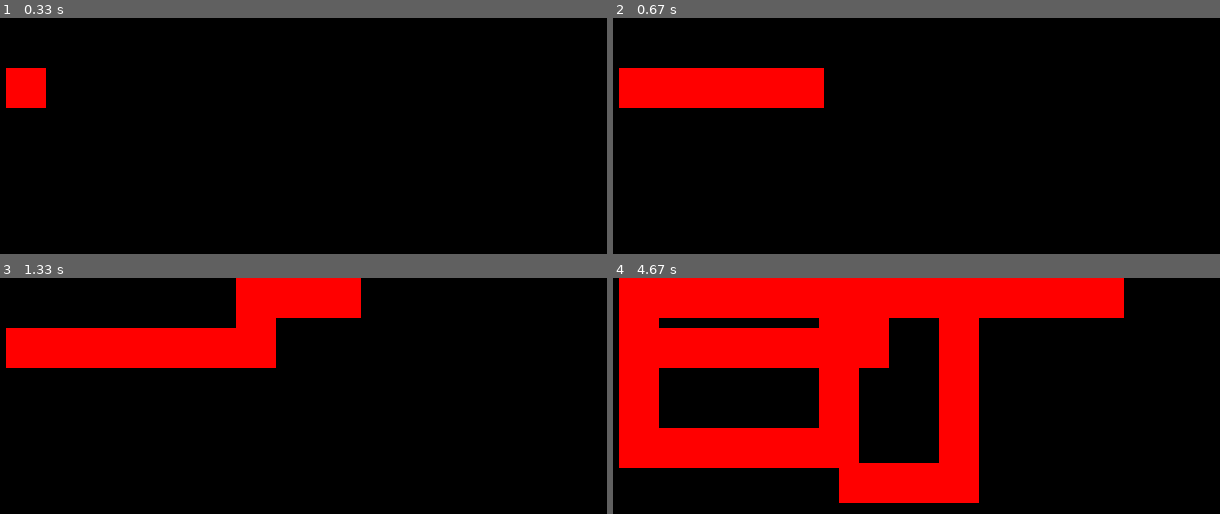
Above: before the commit, frames 1-4 (two rows, left to right).
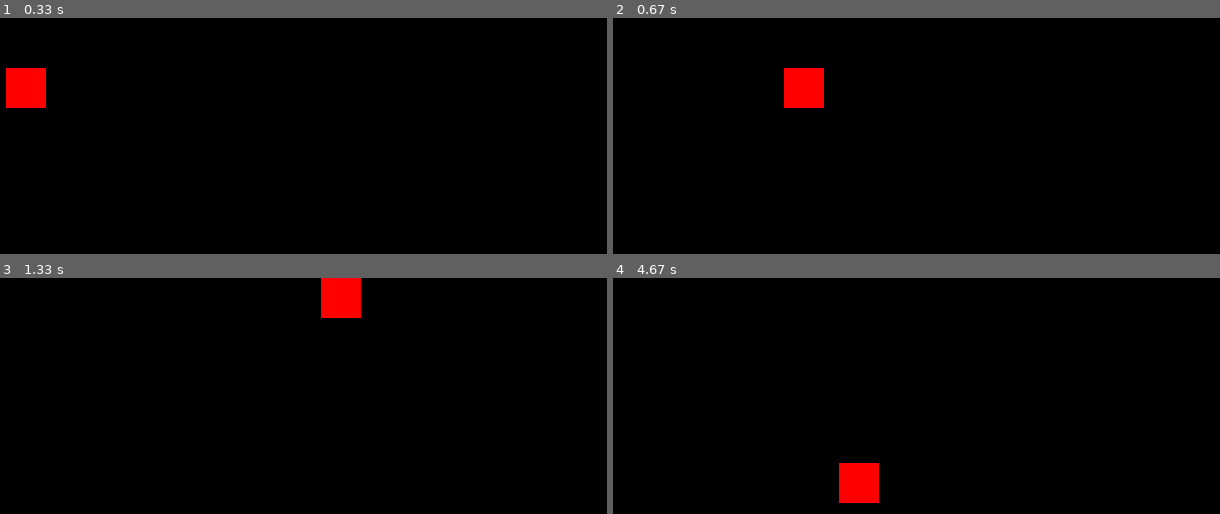
Above: after the commit, the same moments.

Repository: AlgoritthmicsTimisoaraPP/pygameas
Game: pygame game, started from folder/moving_box.py
Same seed, same stepped clock (60 frames per second), same inputs: the game is played once before the commit and once after it.
Inputs:
- Up to frame 1 (0.33 s): no input
- Up to frame 2 (0.67 s): hold Right from 0.33 s (still down)
- Up to frame 3 (1.33 s): release Right at 0.8 s; hold Up 0.83-1.13 s; hold Right from 1.17 s (still down)
- Up to frame 4 (4.67 s): release Right at 1.63 s; hold Left 1.67-2.2 s; hold Down 2.23-2.53 s; hold Left 2.57-2.97 s; hold Up 3-3.37 s; hold Right 3.4-4.03 s; hold Down 4.07-4.43 s; hold Left from 4.47 s (still down)

Frame 1 is identical in both runs. In frame 2, 4.6% of the frame differs, in the area x 0-29%, y 21-39%; in frame 3, 10%; in frame 4, 39%, in the area x 0-85%, y 0-96%.

Commit message:
Update moving_box.py

Diff:
--- a/folder/moving_box.py
+++ b/folder/moving_box.py
@@ -27,7 +27,7 @@
     if keys[pygame.K_DOWN] and y < 560:
         y += speed
 
-    #window.fill((0,0,0)) #redesenez backroundul in negru
+    window.fill((0,0,0)) #redesenez backroundul in negru
     pygame.draw.rect(window,(255,0,0),(x,y,width,height))
     pygame.display.update()
 pygame.quit()
